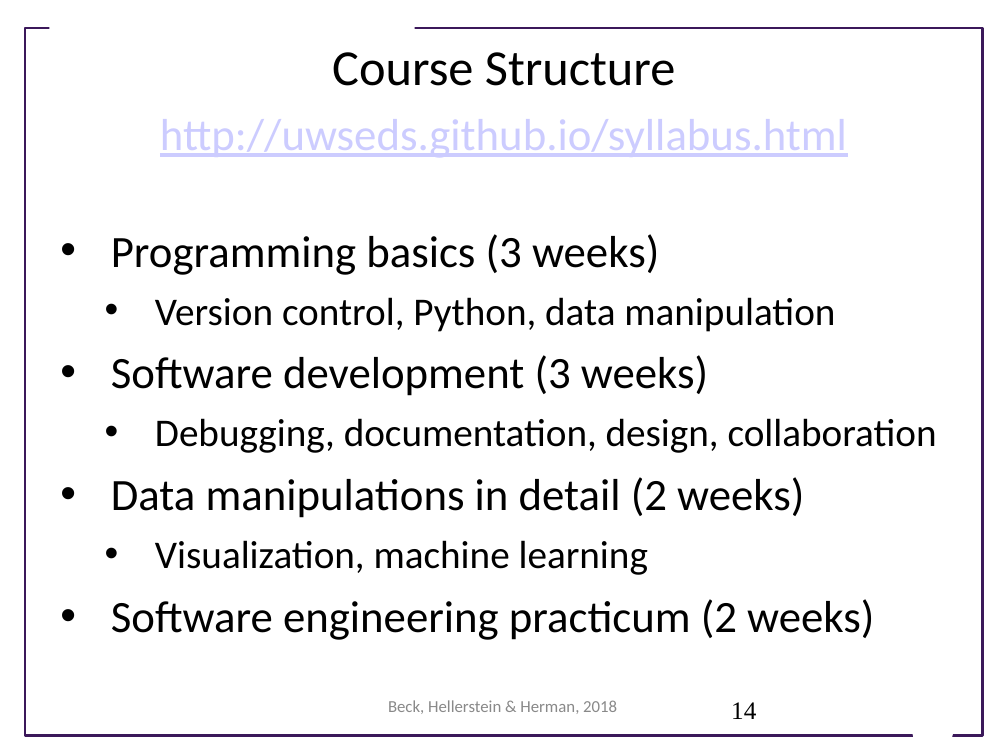
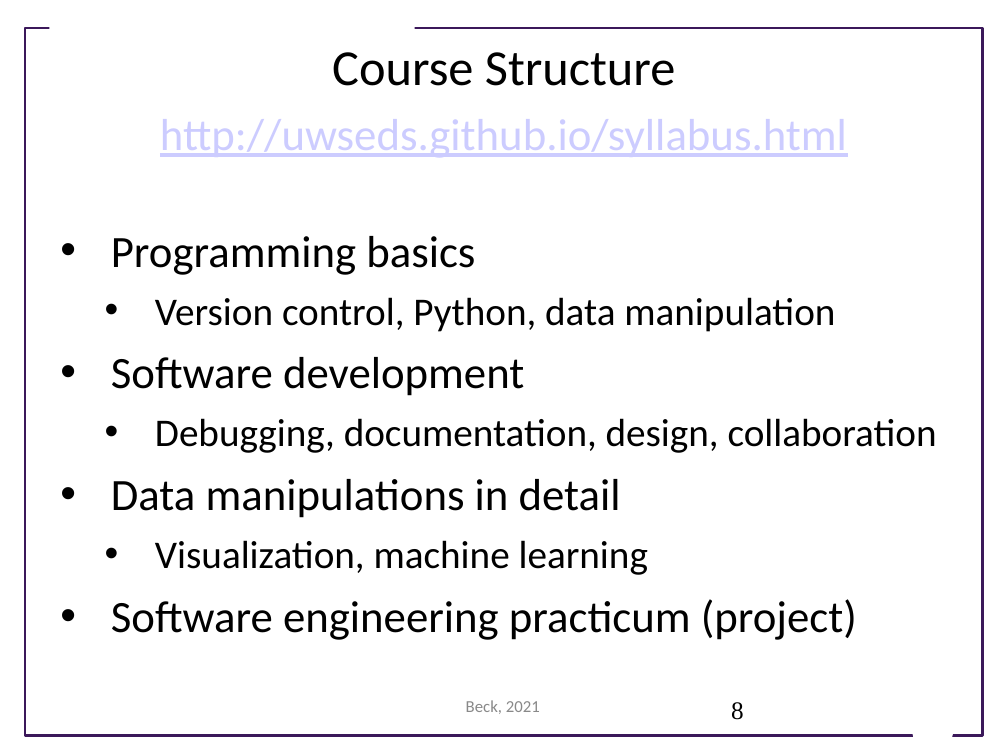
Before and after one commit to UWSEDS/lecture-materials, a slide deck: slide 8 of 01_overview/Course Introduction.pptx (slide 14 before the commit). Drawn at 1008x756 pixels with LibreOffice and Linux fonts; fonts in the diff are those of the drawing; background and template pictures are left out. Boxes give left, top, right and bottom in pixels: in the first picture for what was removed or moved away, otherwise in the second. Text is boxed around its words. In the diff, an @@ line names an element or a change of style, - is before the commit and + after.

```diff
--- a/01_overview/Course Introduction.pptx
+++ b/01_overview/Course Introduction.pptx
@@ text at box(111, 236, 475, 275): text changed @@
-• Programming basics (3 weeks)
+• Programming basics
@@ text at box(111, 357, 524, 396): text changed @@
-• Software development (3 weeks)
+• Software development
@@ text at box(111, 479, 621, 518): text changed @@
-• Data manipulations in detail (2 weeks)
+• Data manipulations in detail
@@ text at box(111, 599, 857, 640): text changed @@
-• Software engineering practicum (2 weeks)
+• Software engineering practicum (project)
@@ text at box(466, 700, 540, 714): text changed @@
-Beck, Hellerstein & Herman, 2018
+Beck, 2021
@@ page number at box(731, 702, 744, 720): text changed @@
-14
+8
```
Also in this commit, not shown: 12 other slides changed, 12 slides added, 6 slides removed.
